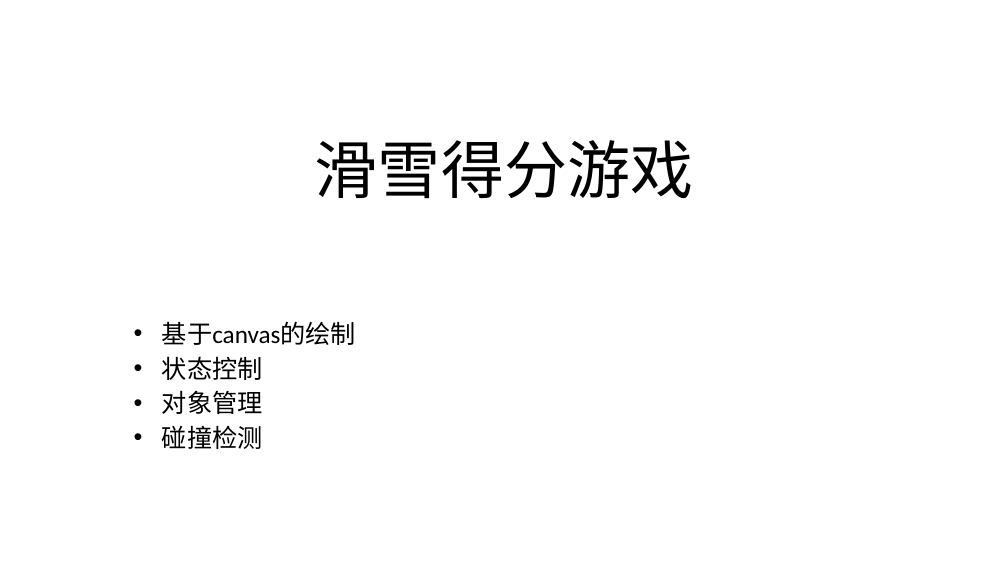
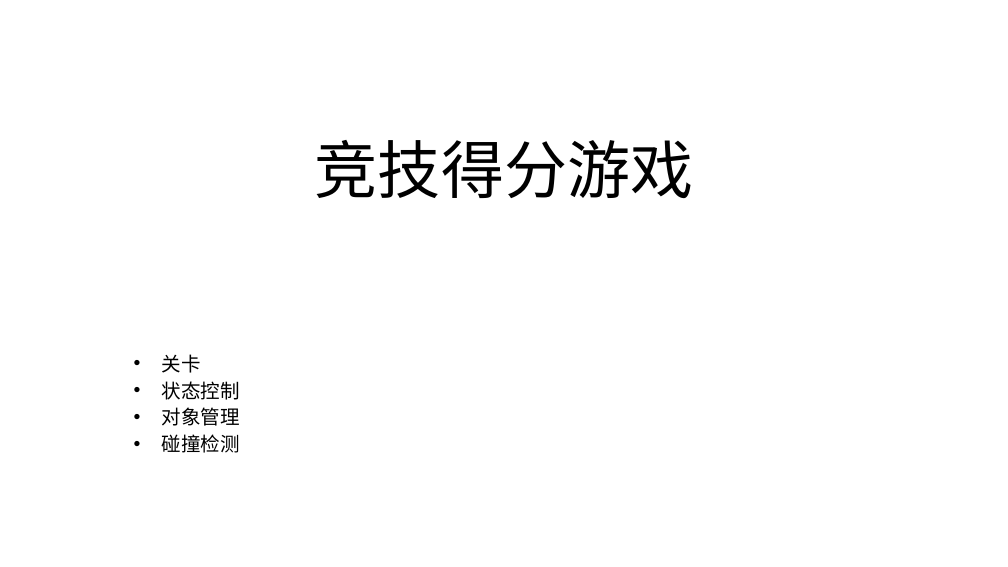
Before and after one commit to wanjingzhang/WLT-Self-Training, a slide deck: slide 1 of 02HTML/4Canvas/DEMO/CanvasGame.pptx. Drawn at 1008x567 pixels with LibreOffice and Linux fonts; fonts in the diff are those of the drawing. Boxes give left, top, right and bottom in pixels: in the first picture for what was removed or moved away, otherwise in the second. Text is boxed around its words. In the diff, an @@ line names an element or a change of style, - is before the commit and + after.

```diff
--- a/02HTML/4Canvas/DEMO/CanvasGame.pptx
+++ b/02HTML/4Canvas/DEMO/CanvasGame.pptx
@@ title at box(315, 140, 693, 198): text changed @@
-滑雪得分游戏
+竞技得分游戏
@@ subtitle at box(162, 354, 201, 373): text changed; size 24 to 18.6 pt @@
-• 基于canvas的绘制
+• 关卡
@@ subtitle at box(162, 381, 240, 453): size 24 to 18.6 pt in "状态控制", "对象管理", "碰撞检测"; line spacing 0.8 to 0.7 @@
```
Also in this commit, not shown: 2 other slides changed, 1 slide added, 1 slide removed, 44 other files.
